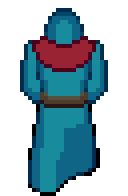
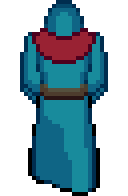
Layer changes from the first 128 × 196 image to the second:
added layer "13-PriestWalkUp" above "17-PriestWalkUp" over box(20, 0, 108, 196)
added layer "17-PriestWalkUp" above "9-PriestWalkUp" over box(20, 8, 108, 196)
hid "1-PriestWalkUp", painted on it over box(20, 8, 108, 196)
